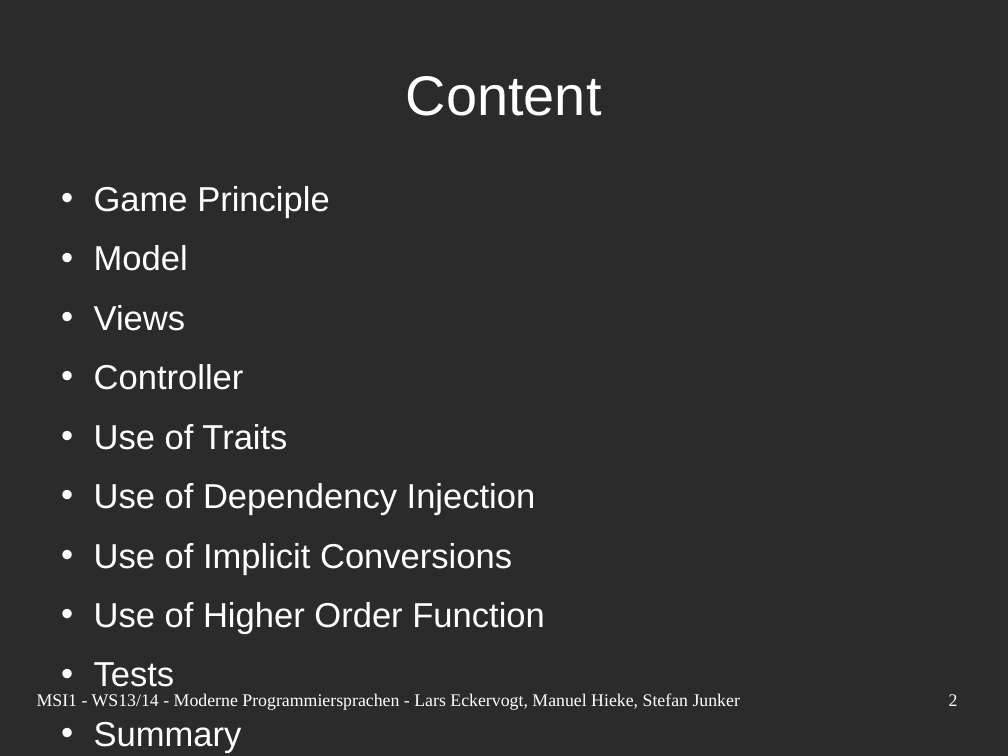
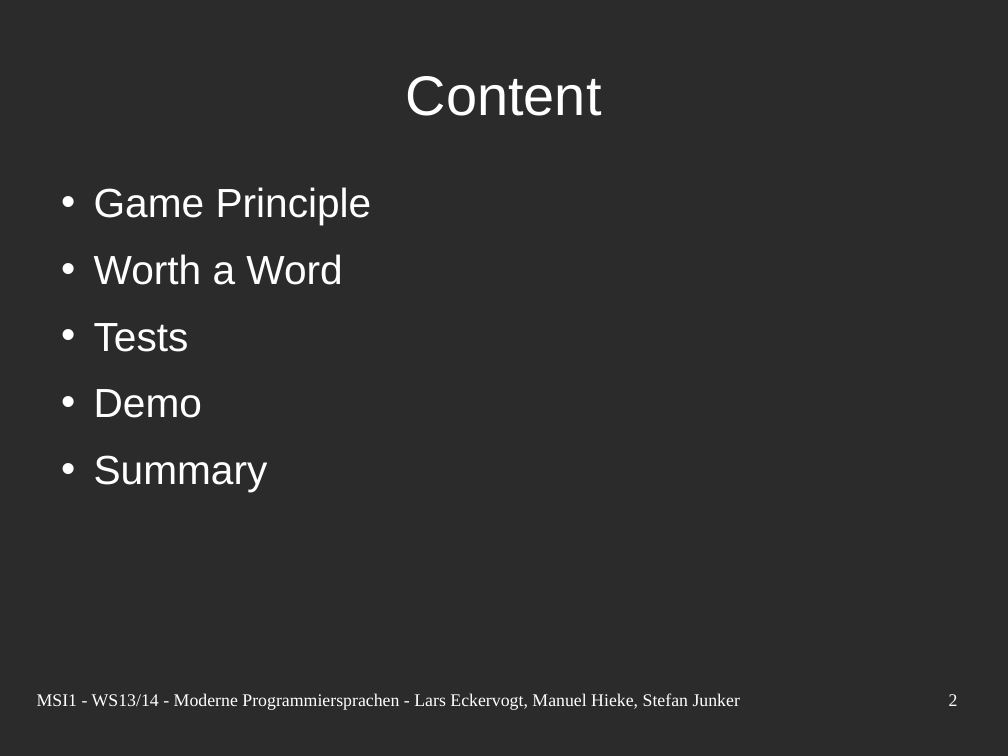
Before and after one commit to nerduel/TacZombie, a slide deck: slide 2 of doc/presentation/Presentation.odp. Drawn at 1008x756 pixels with LibreOffice and Linux fonts; fonts in the diff are those of the drawing; background and template pictures are left out; a plain dark background stands for a picture behind light text. Boxes give left, top, right and bottom in pixels: in the first picture for what was removed or moved away, otherwise in the second. Text is boxed around its words. In the diff, an @@ line names an element or a change of style, - is before the commit and + after.

Commit message:
Presentation.

```diff
--- a/doc/presentation/Presentation.odp
+++ b/doc/presentation/Presentation.odp
@@ text at bbox=[94, 187, 372, 492]: size 27.2 to 32 pt in "Game Principle", "Tests", "Summary" @@
@@ text at bbox=[94, 254, 342, 285]: text changed; size 27.2 to 32 pt @@
-• Model
-• Views
-• Controller
-• Use of Traits
-• Use of Dependency Injection
-• Use of Implicit Conversions
-• Use of Higher Order Function
+• Worth a Word
@@ text at bbox=[94, 389, 202, 418]: paragraph added @@
+• Demo
```
Also in this commit, not shown: 3 other slides changed, 3 slides added, 1 other file.
